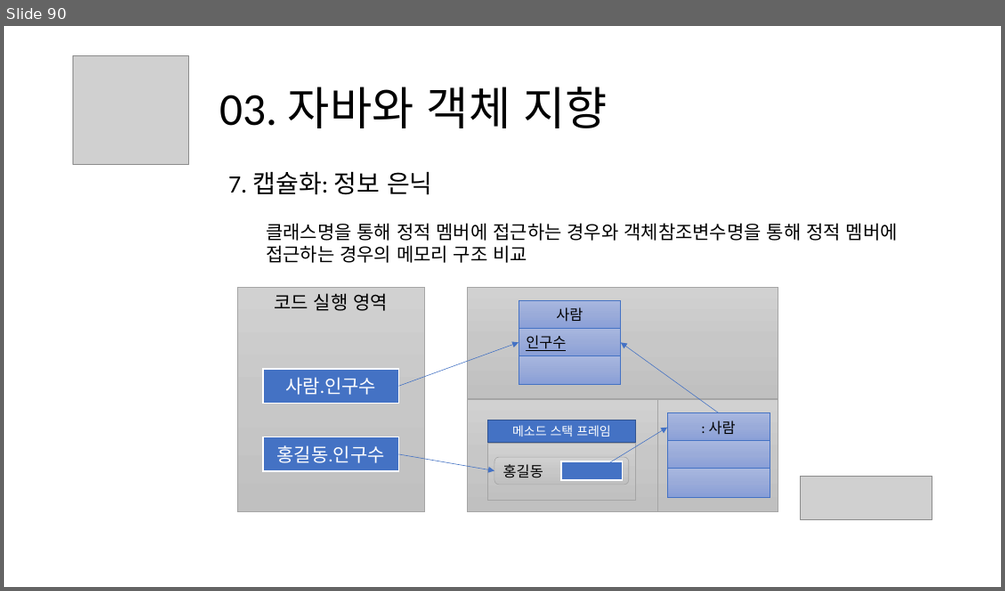
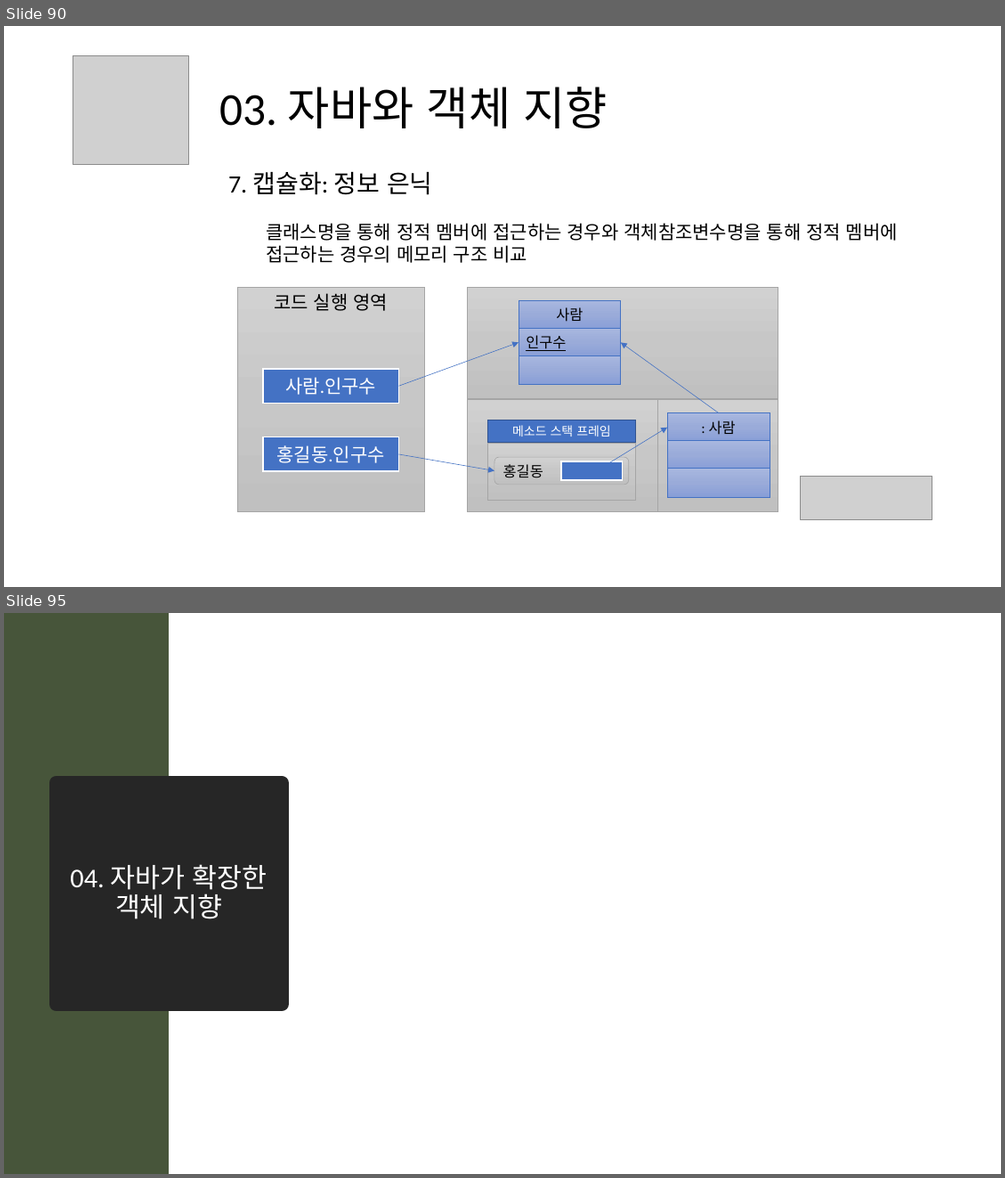
Before and after one commit to mazdah/HTTPTest, a slide deck: docs/스프링 입문을 위한 객체 지향의 원리와 이해 .pptx. Shown one above the other, each under a label of ours: slide 90 before the commit, slides 90 and 95 after it; the slides between them are not shown. The pictures are 1005x591 and 1005x1178 pixels, drawn with LibreOffice and Linux fonts; fonts in the diff are those of the drawing; grey boxes stand for pictures; background and template pictures are left out. Boxes give left, top, right and bottom in pixels: in the first picture for what was removed or moved away, otherwise in the second. Text is boxed around its words. In the diff, an @@ line names an element or a change of style, - is before the commit and + after.

```diff
--- a/docs/스프링 입문을 위한 객체 지향의 원리와 이해 .pptx
+++ b/docs/스프링 입문을 위한 객체 지향의 원리와 이해 .pptx
@@ slide 95 added at [4,613,1001,1174], background picture (left out) @@
@@ rectangle added at [4,613,169,1174], fill #47553A @@
@@ title added at [57,783,282,1004], fill #262626, outline #262626 13.75 pt, 26 pt, text #FFFFFF @@
+04. 자바가 확장한 객체 지향
```
Also in this commit, not shown: 1 slide changed, 3 other slides added.
